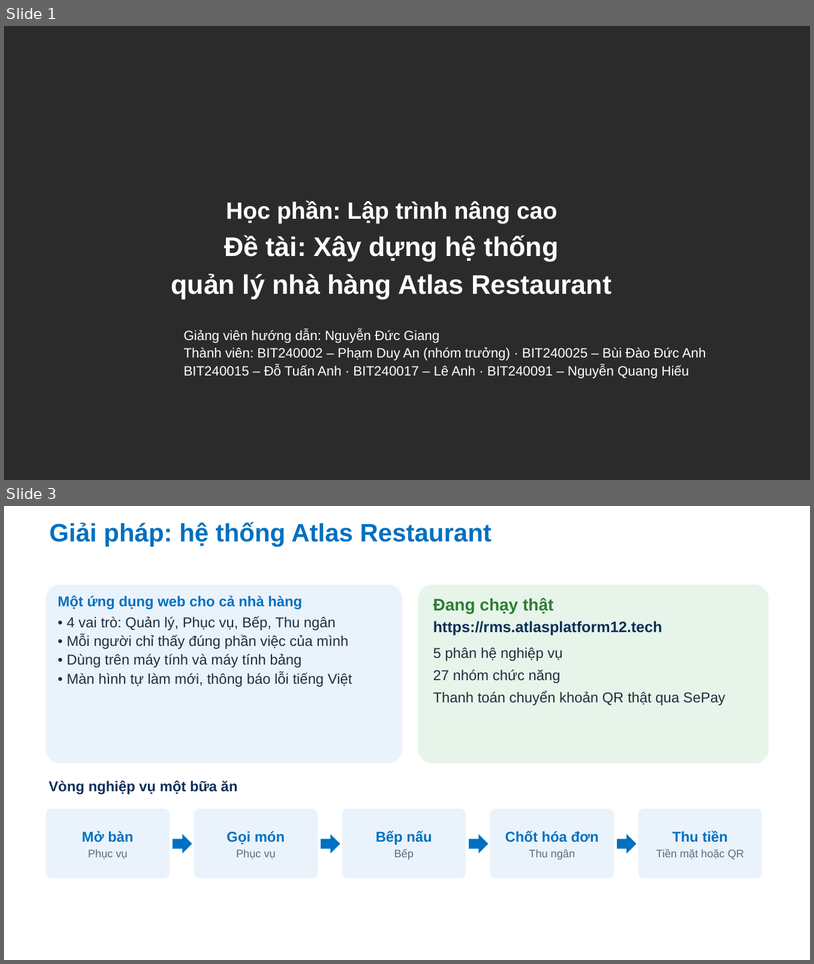
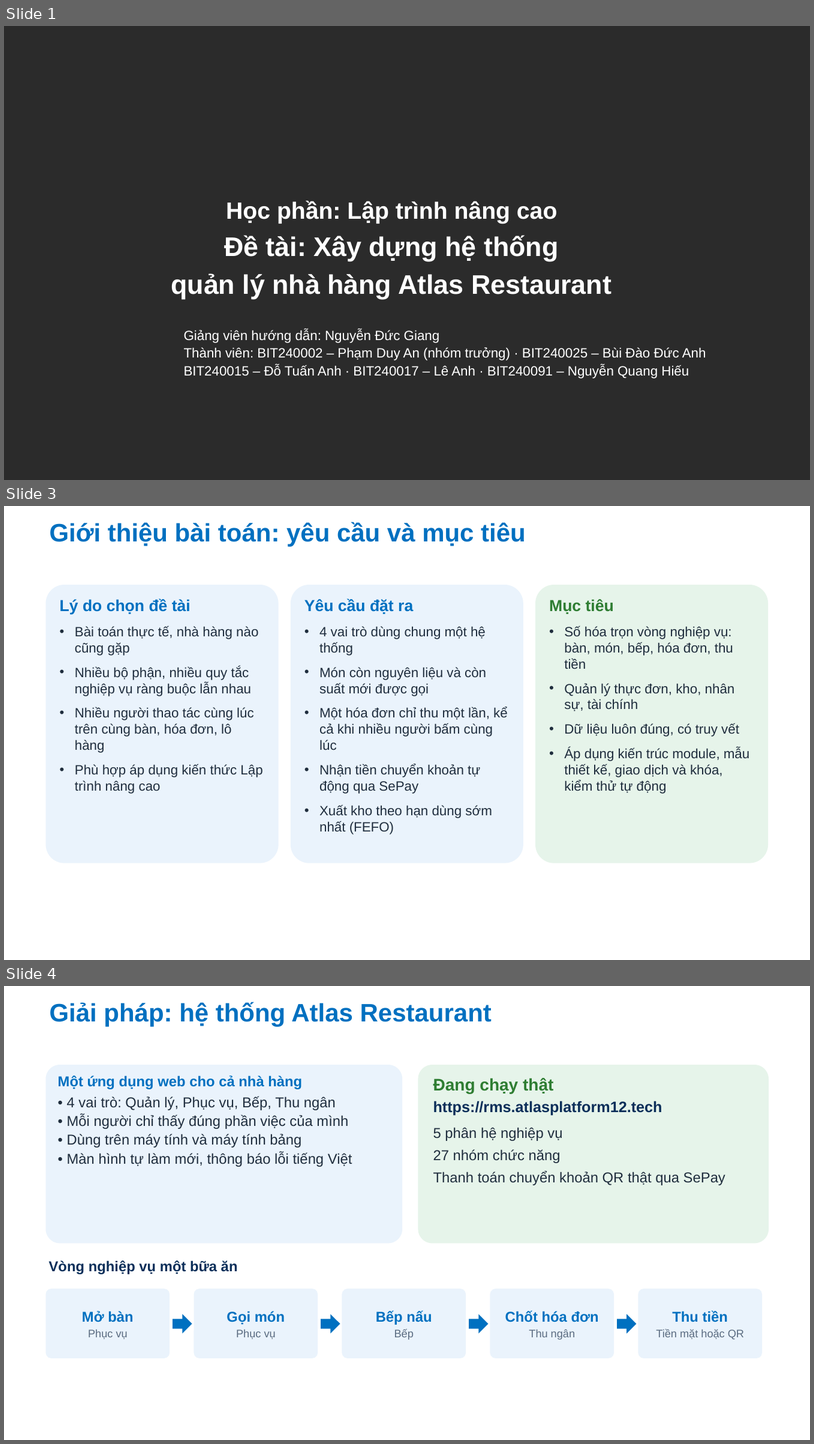
Before and after one commit to Anpham120/restaurant-management-system, a slide deck: docs/bao-cao-ltnc/Slide_LapTrinhNangCao_AtlasRestaurant.pptx. Shown one above the other, each under a label of ours: slides 1 and 3 before the commit, slides 1, 3 and 4 after it; the slides between them are not shown. The pictures are 814x964 and 814x1444 pixels, drawn with LibreOffice and Linux fonts; fonts in the diff are those of the drawing; background and template pictures are left out; a plain dark background stands for a picture behind light text. Boxes give left, top, right and bottom in pixels: in the first picture for what was removed or moved away, otherwise in the second. Text is boxed around its words. In the diff, an @@ line names an element or a change of style, - is before the commit and + after.

```diff
--- a/docs/bao-cao-ltnc/Slide_LapTrinhNangCao_AtlasRestaurant.pptx
+++ b/docs/bao-cao-ltnc/Slide_LapTrinhNangCao_AtlasRestaurant.pptx
@@ slide 3 added at box(4, 506, 810, 960), background #FFFFFF @@
@@ title added at box(50, 522, 526, 547), 30 pt, text #0070C0, bold @@
+Giới thiệu bài toán: yêu cầu và mục tiêu
@@ rounded rectangle added at box(46, 585, 279, 863), fill #EAF3FC @@
@@ rounded rectangle added at box(291, 585, 524, 863), fill #EAF3FC @@
@@ rounded rectangle added at box(536, 585, 768, 863), fill #E6F4EA @@
@@ text added at box(60, 599, 263, 793), 16 pt, text #1F2D3D @@
+Lý do chọn đề tài
+• Bài toán thực tế, nhà hàng nào cũng gặp
+• Nhiều bộ phận, nhiều quy tắc nghiệp vụ ràng buộc lẫn nhau
+• Nhiều người thao tác cùng lúc trên cùng bàn, hóa đơn, lô hàng
+• Phù hợp áp dụng kiến thức Lập trình nâng cao
@@ text added at box(305, 599, 508, 834), 16 pt, text #1F2D3D @@
+Yêu cầu đặt ra
+• 4 vai trò dùng chung một hệ thống
+• Món còn nguyên liệu và còn suất mới được gọi
+• Một hóa đơn chỉ thu một lần, kể cả khi nhiều người bấm cùng lúc
+• Nhận tiền chuyển khoản tự động qua SePay
+• Xuất kho theo hạn dùng sớm nhất (FEFO)
@@ text added at box(549, 599, 750, 793), 16 pt, text #1F2D3D @@
+Mục tiêu
+• Số hóa trọn vòng nghiệp vụ: bàn, món, bếp, hóa đơn, thu tiền
+• Quản lý thực đơn, kho, nhân sự, tài chính
+• Dữ liệu luôn đúng, có truy vết
+• Áp dụng kiến trúc module, mẫu thiết kế, giao dịch và khóa, kiểm thử tự động
@@ what was slide 3 is now slide 4 @@
```
Also in this commit, not shown: 1 slide changed, 1 other file.
